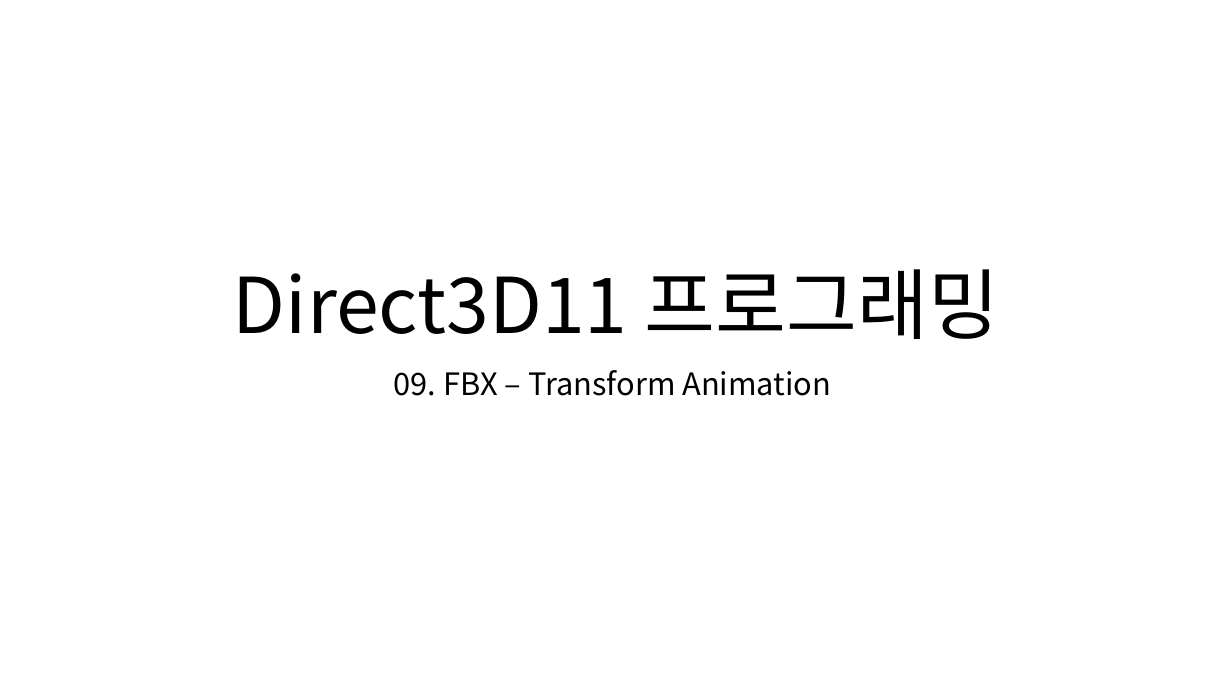
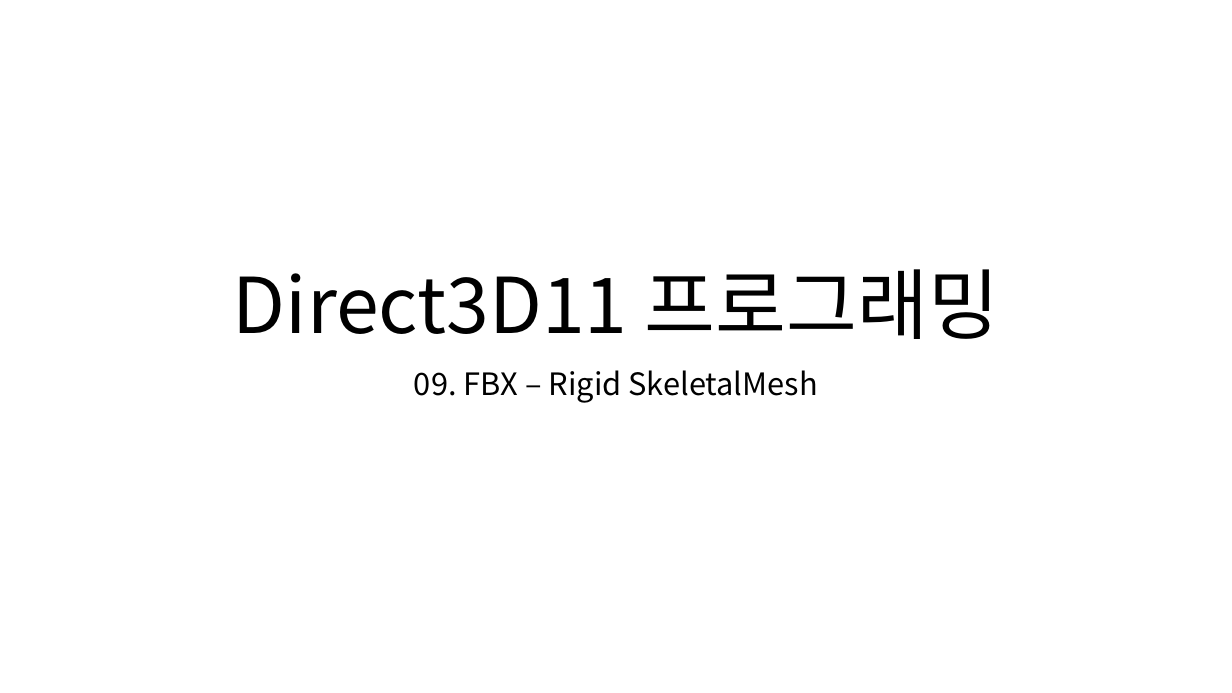
Before and after one commit to ldw9981/D3D11_Tutorial, a slide deck: slide 1 of Documents/10-TransformAnimation.pptx. Drawn at 1232x693 pixels with LibreOffice and Linux fonts; fonts in the diff are those of the drawing. Boxes give left, top, right and bottom in pixels: in the first picture for what was removed or moved away, otherwise in the second. Text is boxed around its words. In the diff, an @@ line names an element or a change of style, - is before the commit and + after.

```diff
--- a/Documents/10-TransformAnimation.pptx
+++ b/Documents/10-TransformAnimation.pptx
@@ subtitle at <box>414,370,817,403</box>: text changed @@
-09. FBX – Transform Animation
+09. FBX – Rigid SkeletalMesh
```
Also in this commit, not shown: 6 other slides changed, 5 slides added, 2 slides removed.
